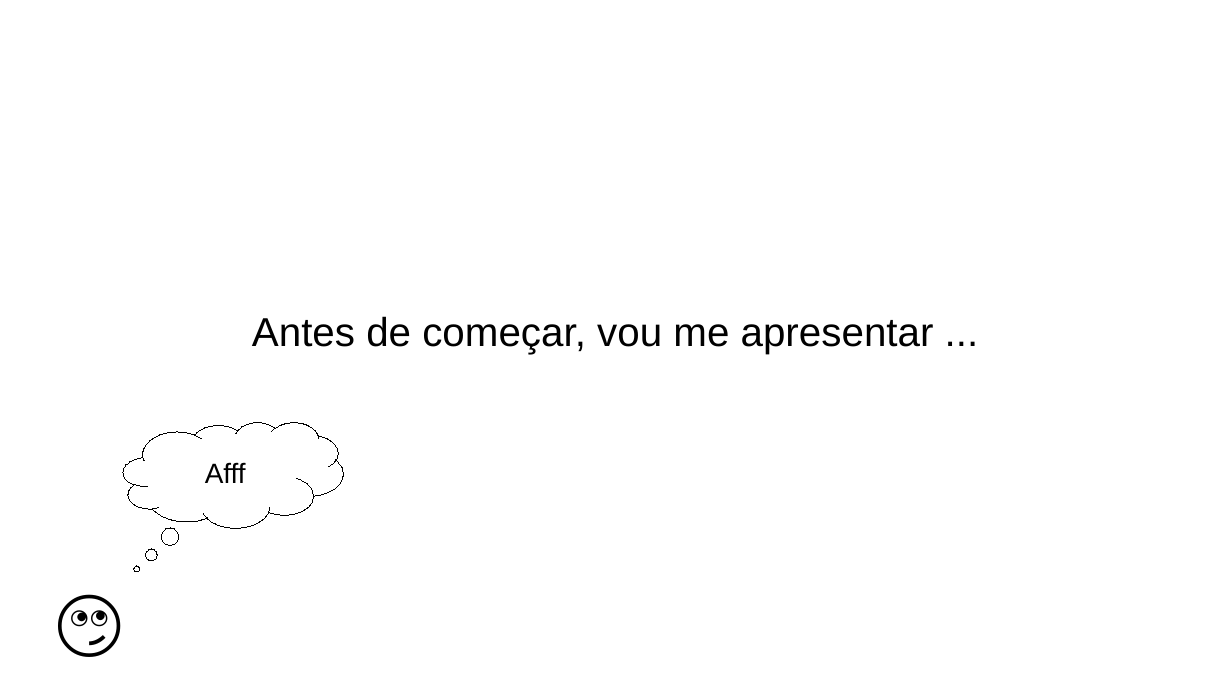
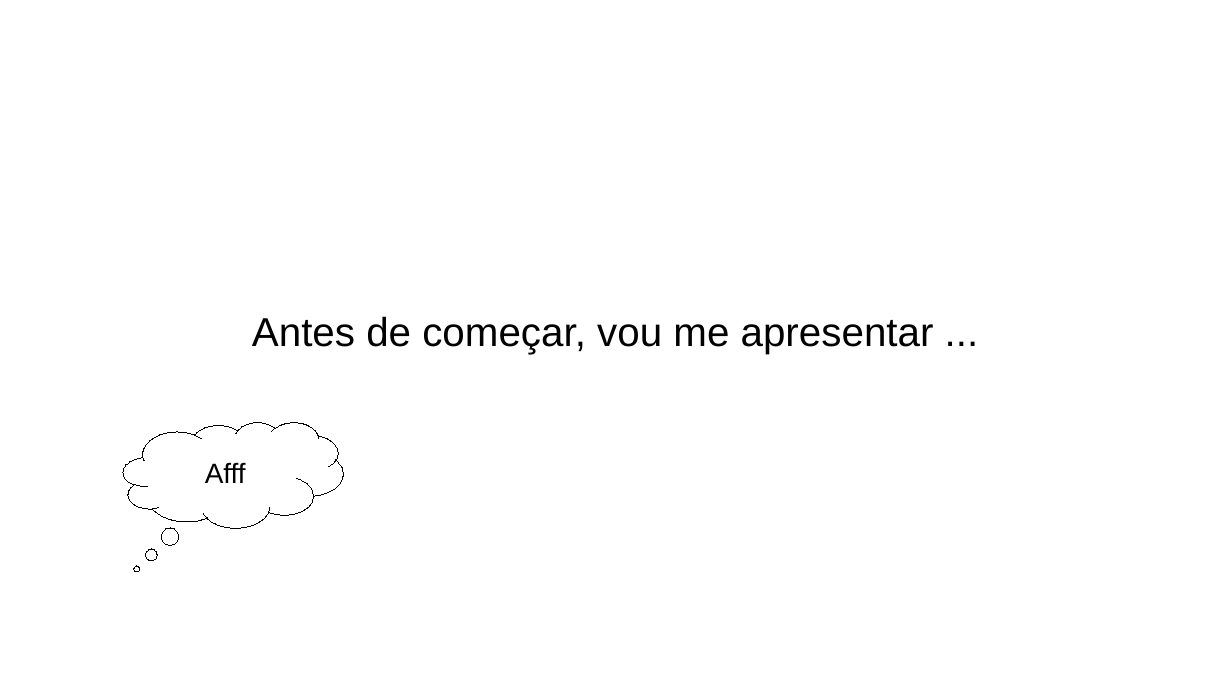
Before and after one commit to birocoles/Intro-grav-mag, a slide deck: slide 4 of slides/aula_1_1.odp. Drawn at 1232x693 pixels with LibreOffice and Linux fonts; fonts in the diff are those of the drawing. Boxes give left, top, right and bottom in pixels: in the first picture for what was removed or moved away, otherwise in the second. Text is boxed around its words. In the diff, an @@ line names an element or a change of style, - is before the commit and + after.

```diff
--- a/slides/aula_1_1.odp
+++ b/slides/aula_1_1.odp
@@ text removed at [45,568,168,662] @@
-🙄
```
Also in this commit, not shown: 34 other slides changed, 10 slides removed, 13 other files.
